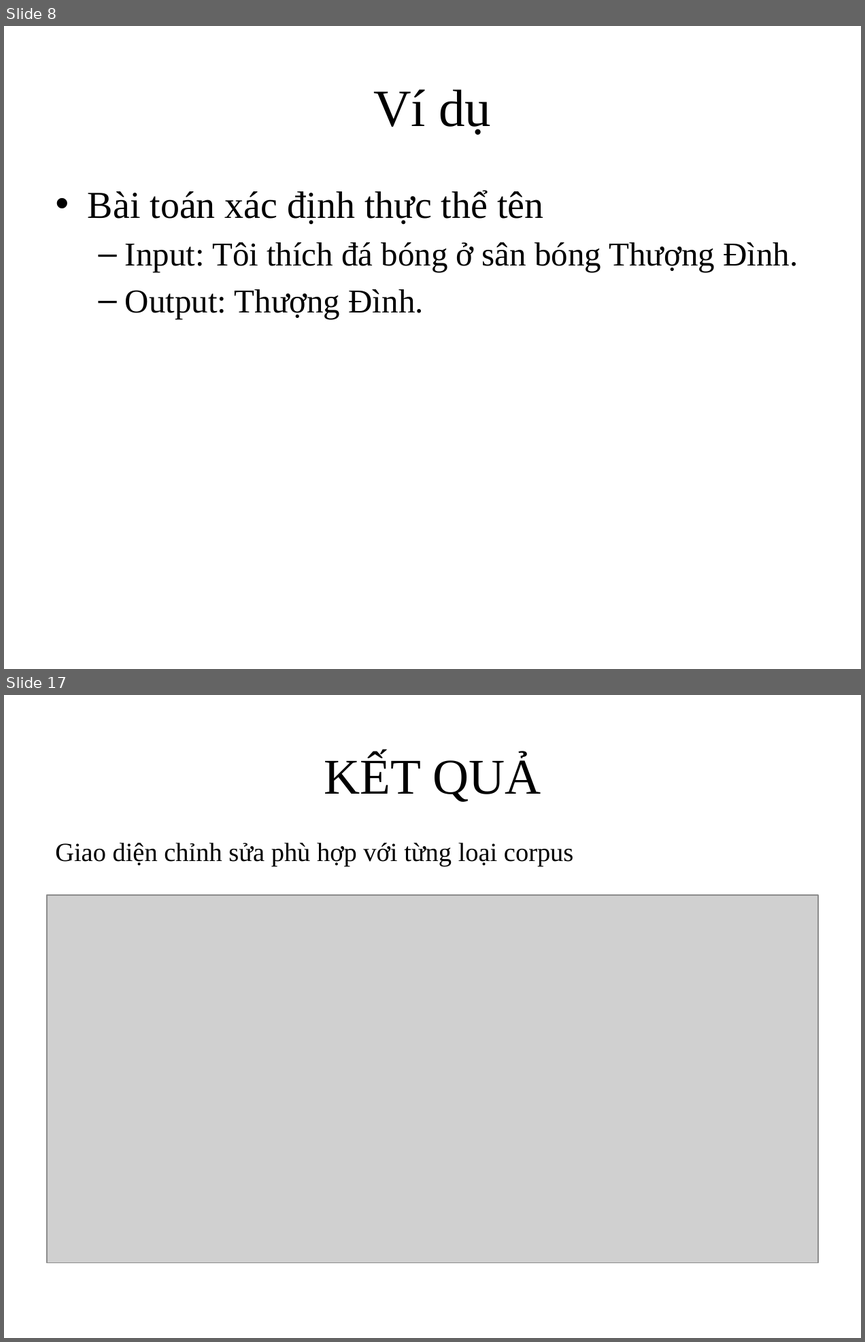
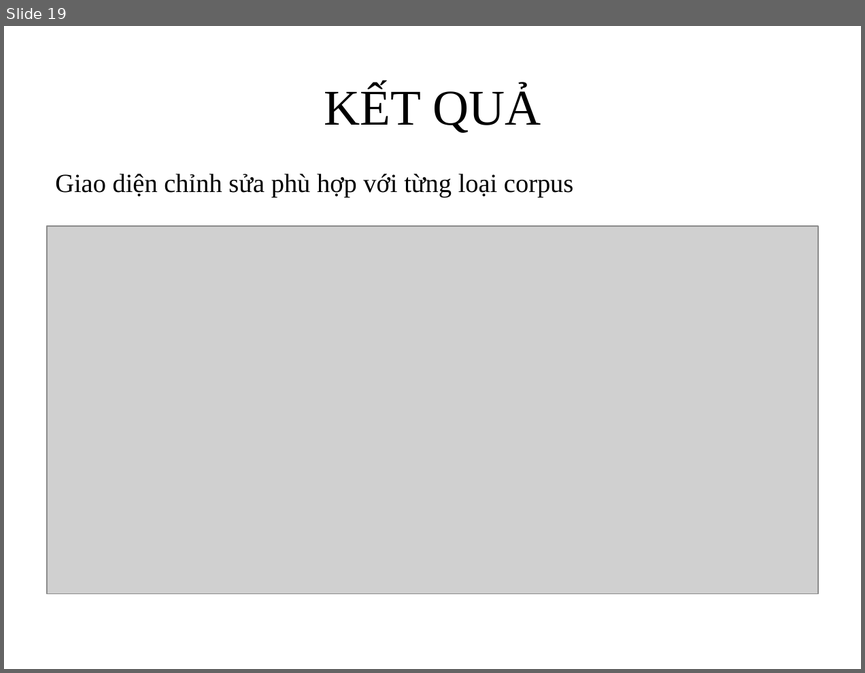
Before and after one commit to PVT961996/Web_VNLP, a slide deck: Khoaluan_doc/Bao_cao_khoa_hoc.pptx. Shown one above the other, each under a label of ours: slides 8 and 17 before the commit, slide 19 after it; the slides between them are not shown. The pictures are 865x1342 and 865x673 pixels, drawn with LibreOffice and Linux fonts; fonts in the diff are those of the drawing; grey boxes stand for pictures; background and template pictures are left out. Boxes give left, top, right and bottom in pixels: in the first picture for what was removed or moved away, otherwise in the second. Text is boxed around its words. In the diff, an @@ line names an element or a change of style, - is before the commit and + after.

```diff
--- a/Khoaluan_doc/Bao_cao_khoa_hoc.pptx
+++ b/Khoaluan_doc/Bao_cao_khoa_hoc.pptx
@@ slide 8 removed at <box>4,26,861,669</box>, background #FFFFFF @@
@@ title removed at <box>373,89,491,135</box> @@
-Ví dụ
@@ text removed at <box>88,190,798,319</box> @@
-• Bài toán xác định thực thể tên
-  – Input: Tôi thích đá bóng ở sân bóng Thượng Đình.
-  – Output: Thượng Đình.
@@ what was slide 17 is now slide 19 @@
```
Also in this commit, not shown: 19 slides changed, 5 slides added, 15 other files.
